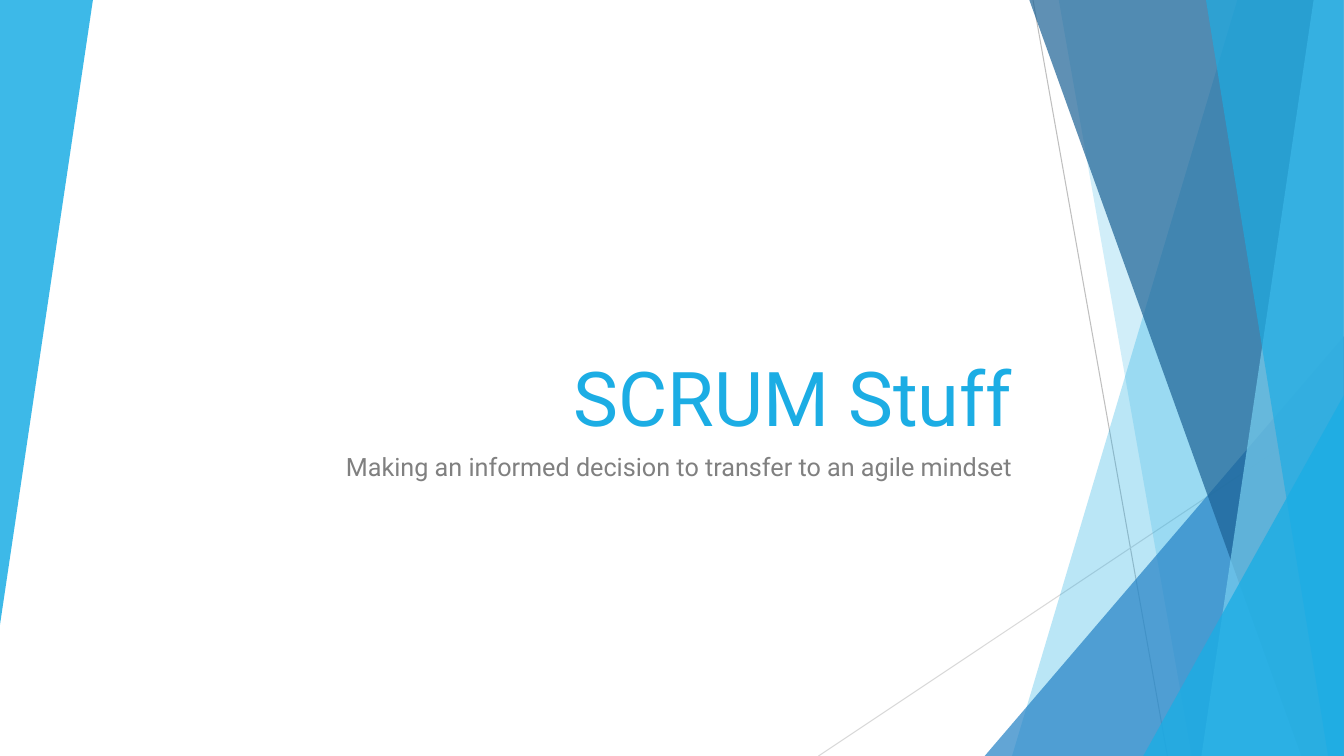
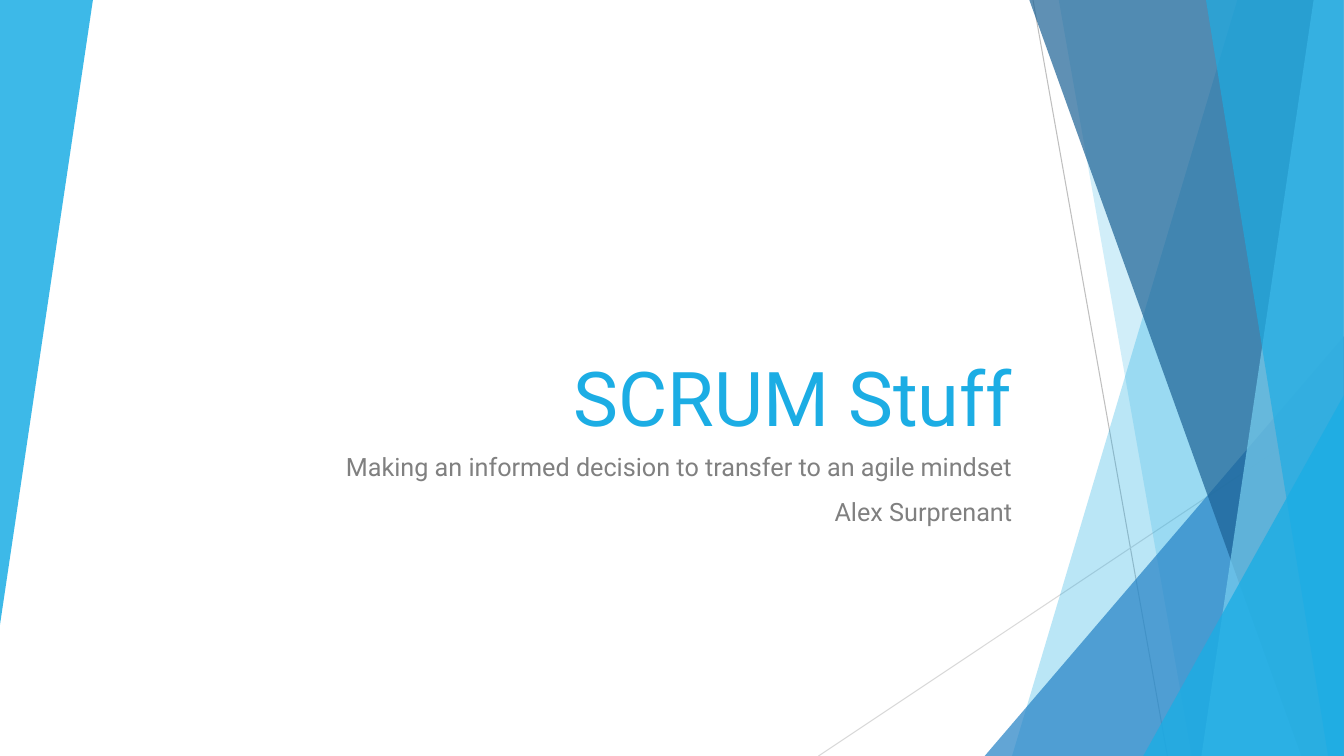
Before and after one commit to Soup098/CS_250, a slide deck: slide 1 of SDLC Final/SDLC Final PP.pptx. Drawn at 1344x756 pixels with LibreOffice and Linux fonts; fonts in the diff are those of the drawing. Boxes give left, top, right and bottom in pixels: in the first picture for what was removed or moved away, otherwise in the second. Text is boxed around its words. In the diff, an @@ line names an element or a change of style, - is before the commit and + after.

Commit message:
update

```diff
--- a/SDLC Final/SDLC Final PP.pptx
+++ b/SDLC Final/SDLC Final PP.pptx
@@ subtitle at (835, 502, 1012, 526): paragraph added @@
+Alex Surprenant
```
